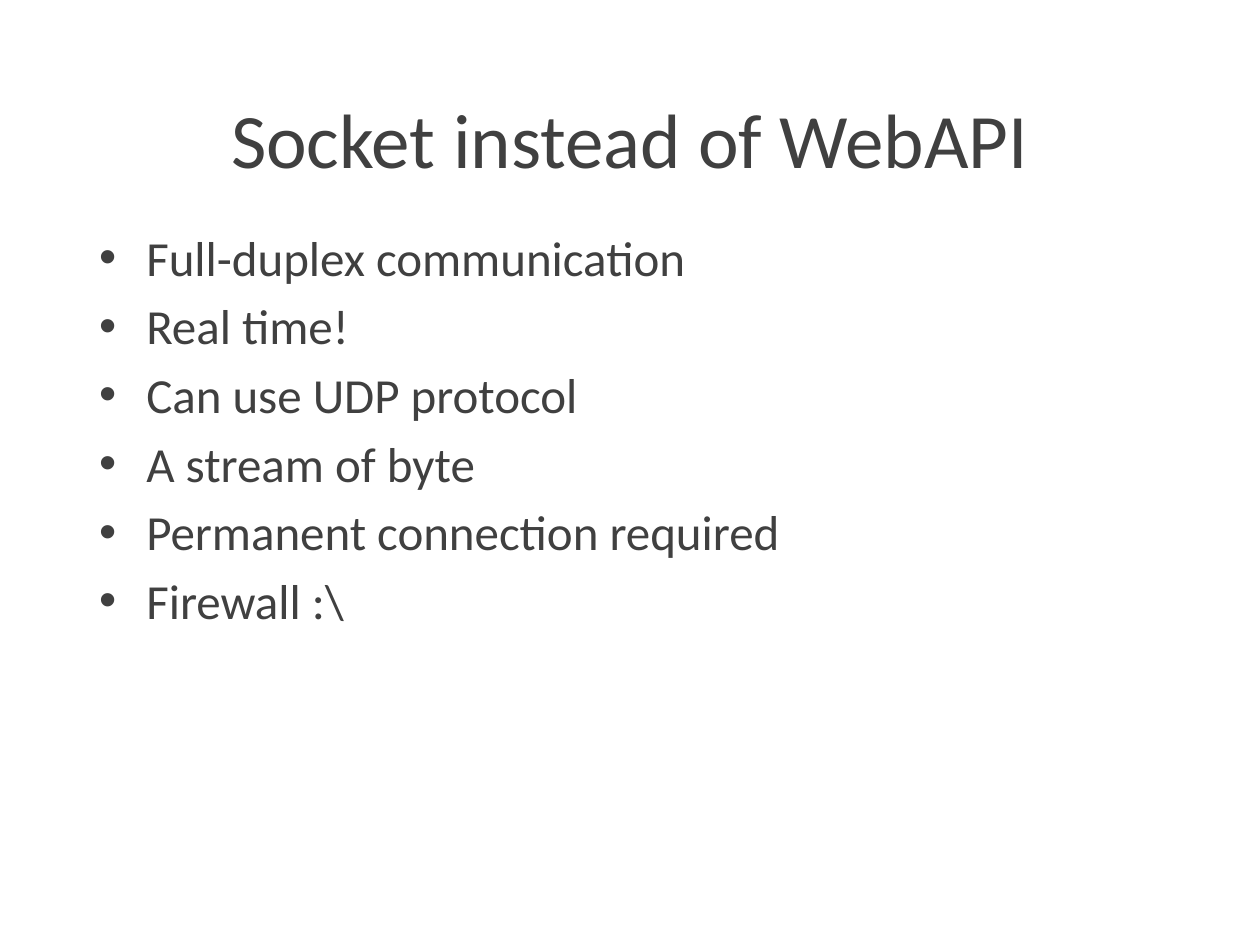
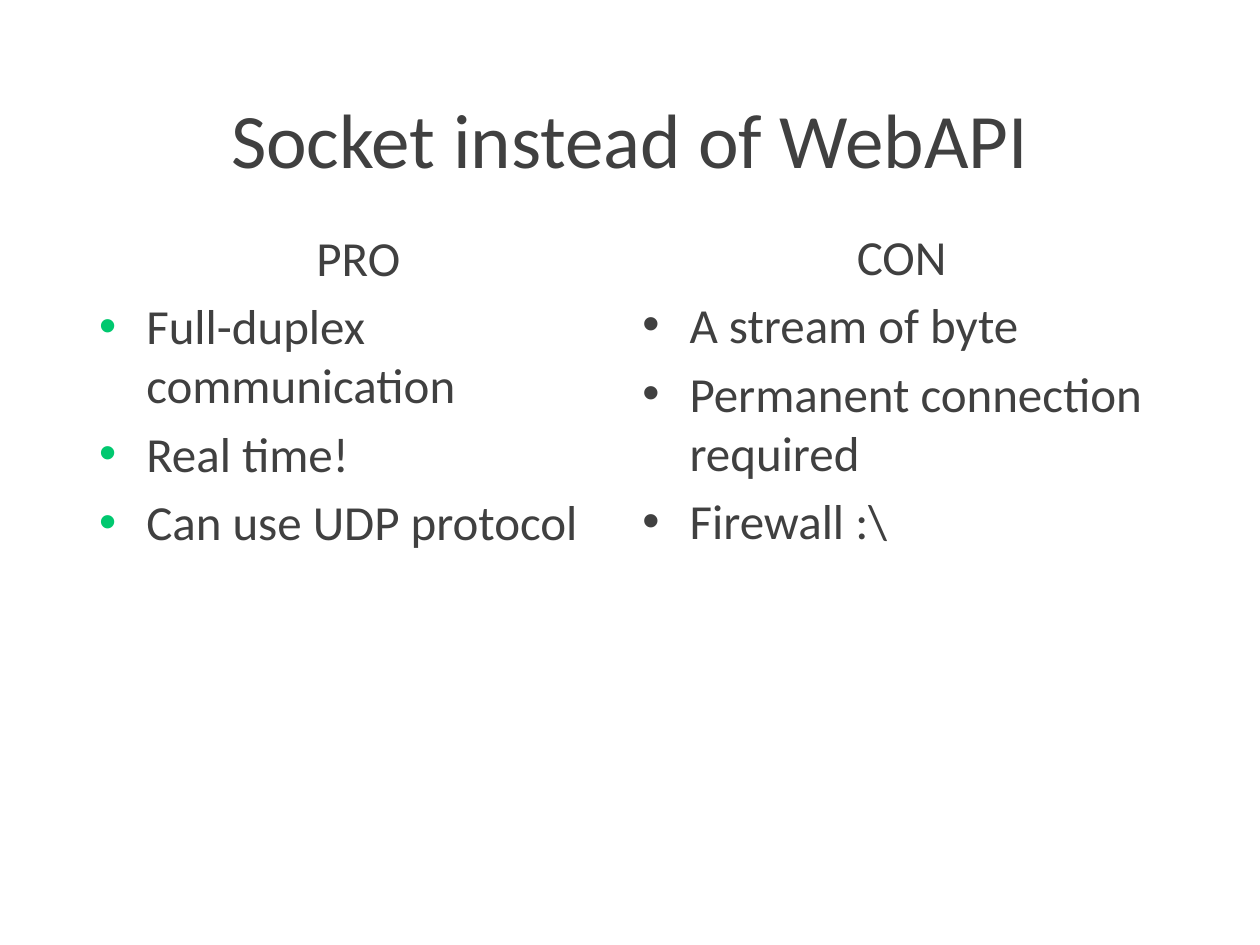
Before and after one commit to Lotti/codemotion2015, a slide deck: slide 15 of slides/slides.pptx (slide 14 before the commit). Drawn at 1260x945 pixels with LibreOffice and Linux fonts; fonts in the diff are those of the drawing; background and template pictures are left out. Boxes give left, top, right and bottom in pixels: in the first picture for what was removed or moved away, otherwise in the second. Text is boxed around its words. In the diff, an @@ line names an element or a change of style, - is before the commit and + after.

```diff
--- a/slides/slides.pptx
+++ b/slides/slides.pptx
@@ text at box(316, 244, 400, 277): paragraph added @@
+PRO
@@ text added at box(690, 243, 1142, 540), 28 pt, text #404040 @@
+CON
+• A stream of byte
+• Permanent connection required
+• Firewall :\
@@ text at box(146, 448, 780, 620): paragraphs removed @@
-• A stream of byte
-• Permanent connection required
-• Firewall :\
```
Also in this commit, not shown: 14 other slides changed, 1 slide removed.
